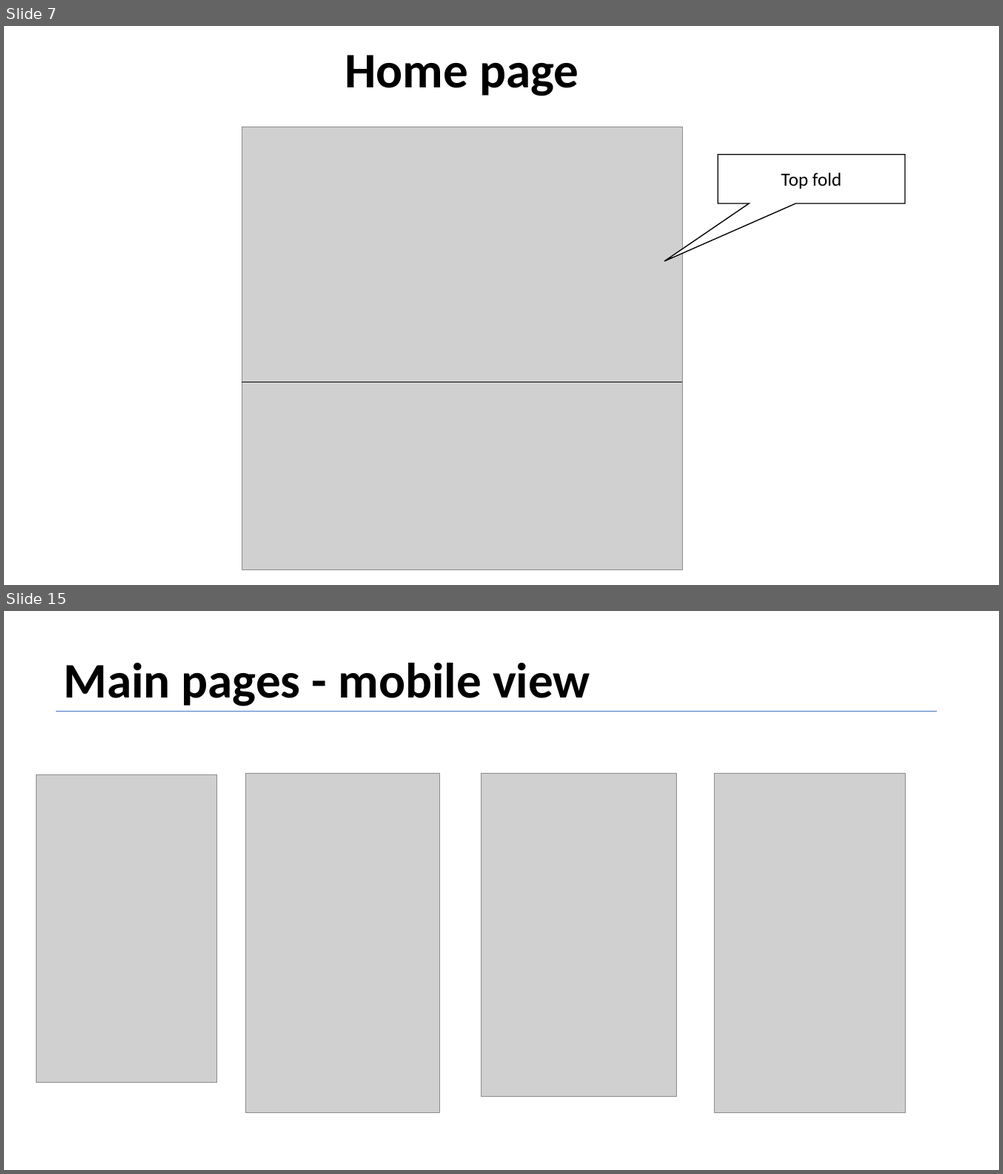
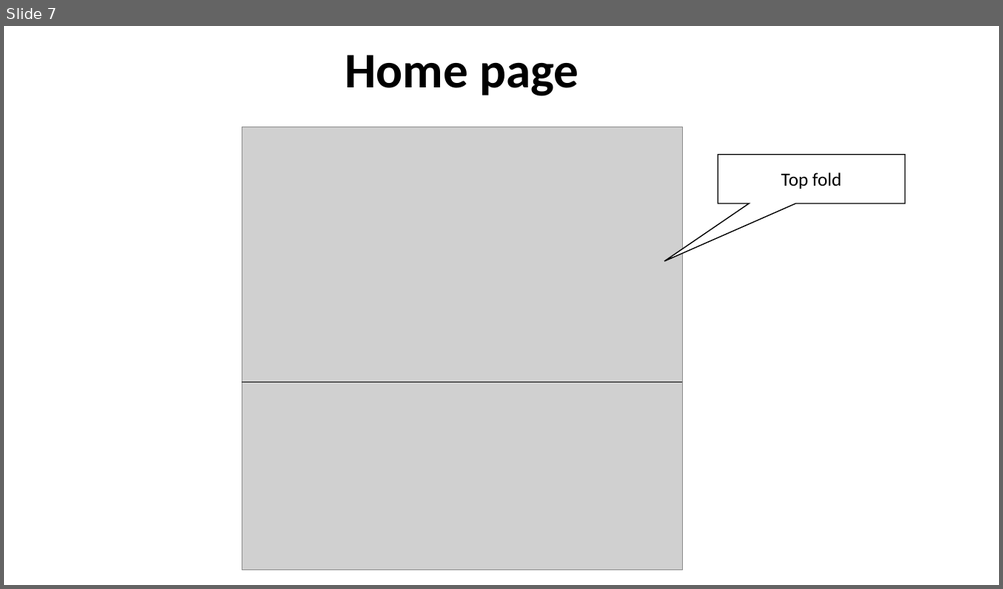
Before and after one commit to EmanuelBenHamo/Fiver-Final-Sprint, a slide deck: Product Definition Document Sample - Vybing - v1.5.pptx. Shown one above the other, each under a label of ours: slides 7 and 15 before the commit, slide 7 after it; the slides between them are not shown. The pictures are 1003x1174 and 1003x589 pixels, drawn with LibreOffice and Linux fonts; fonts in the diff are those of the drawing; grey boxes stand for pictures. Boxes give left, top, right and bottom in pixels: in the first picture for what was removed or moved away, otherwise in the second. Text is boxed around its words. In the diff, an @@ line names an element or a change of style, - is before the commit and + after.

```diff
--- a/Product Definition Document Sample - Vybing - v1.5.pptx
+++ b/Product Definition Document Sample - Vybing - v1.5.pptx
@@ slide 15 removed at box(4, 611, 999, 1170), background #FFFFFF @@
@@ text removed at box(63, 663, 590, 706) @@
-Main pages - mobile view
@@ line removed from (57, 711) to (936, 711) @@
@@ picture removed at box(36, 775, 216, 1082) @@
@@ picture removed at box(246, 774, 440, 1113) @@
@@ picture removed at box(481, 774, 676, 1096) @@
@@ picture removed at box(714, 774, 905, 1113) @@
```
Also in this commit, not shown: 3 slides changed, 3 slides added, 12 other slides removed.
